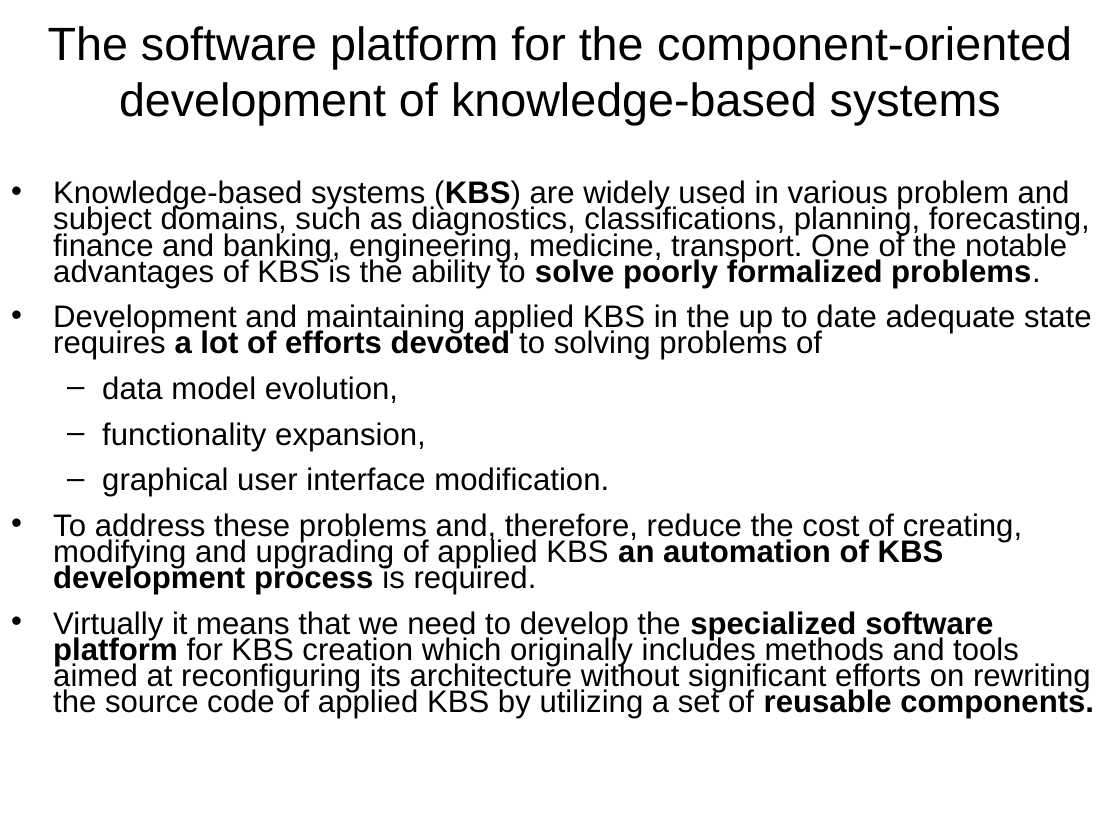
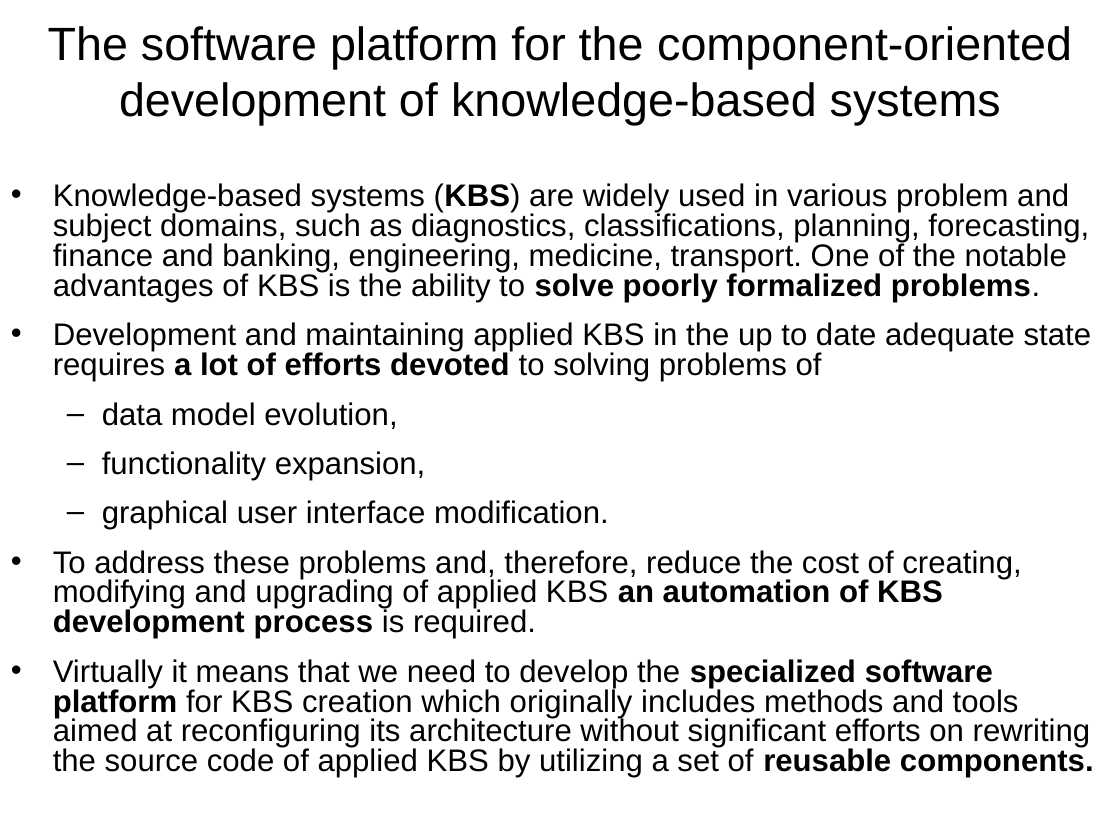
Before and after one commit to eugeneai/pres, a slide deck: slide 1 of china-travel/matter/NikPavSto2.ppt. Drawn at 1120x840 pixels with LibreOffice and Linux fonts; fonts in the diff are those of the drawing. Boxes give left, top, right and bottom in pixels: in the first picture for what was removed or moved away, otherwise in the second. Text is boxed around its words. In the diff, an @@ line names an element or a change of style, - is before the commit and + after.

```diff
--- a/china-travel/matter/NikPavSto2.ppt
+++ b/china-travel/matter/NikPavSto2.ppt
@@ text "Knowledge-based systems (KBS) are widely ..." at box(53, 183, 1094, 778): indent changed; line spacing 0.7 to 0.8 @@
```
Also in this commit, not shown: 2 other slides changed, 5 other files.
